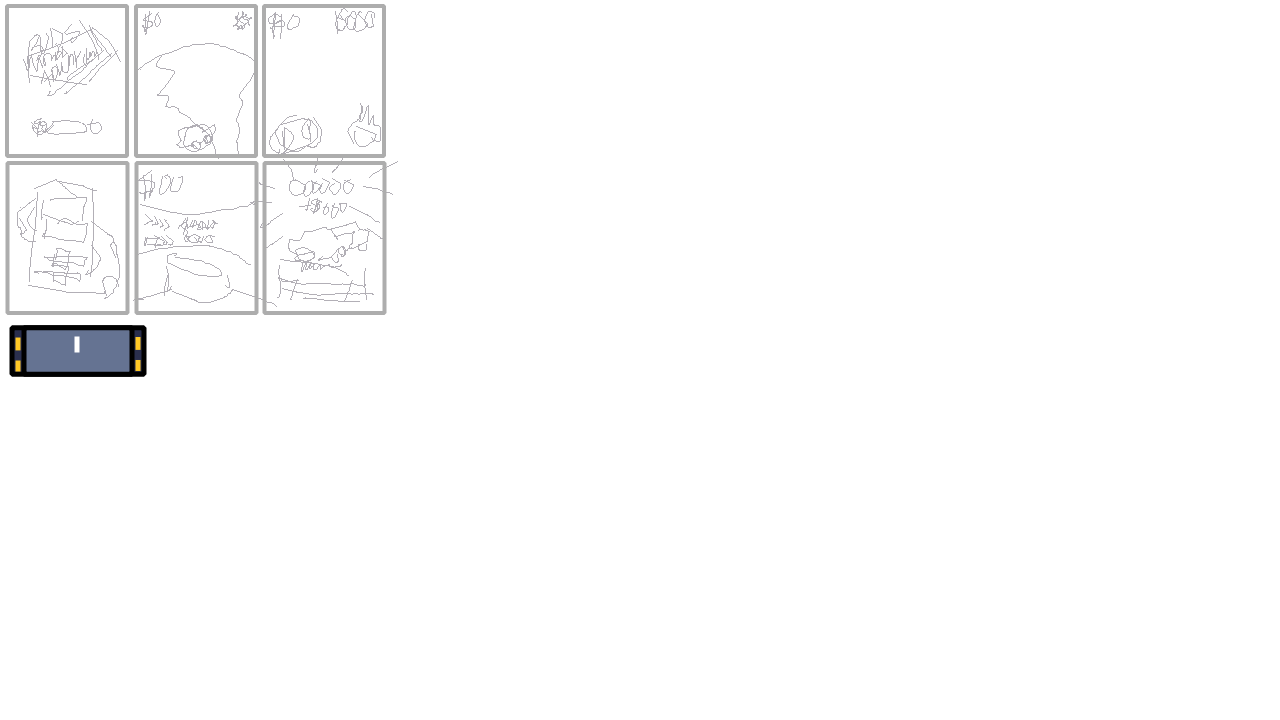
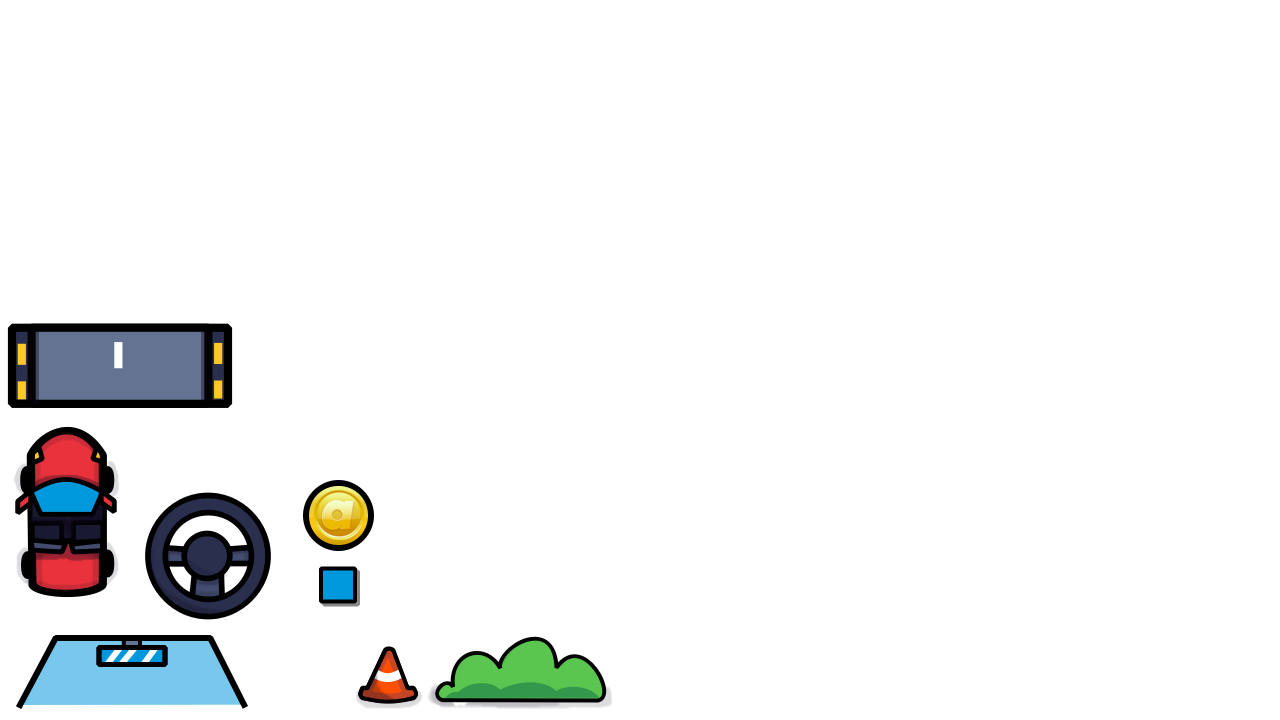
Layered file, before and after one edit (1280×720). Changes by layer:
moved "Paint Layer 4" above "Vector Layer 3", painted on it over (7, 323, 613, 709)
added layer "2.png" in group "Art" over (254, 480, 374, 570)
hid group "Sketch" (3 layers) over (5, 4, 398, 537)
